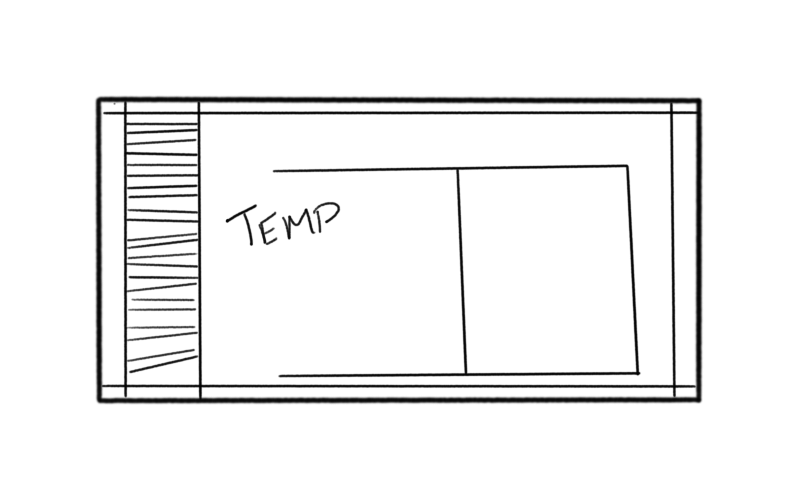
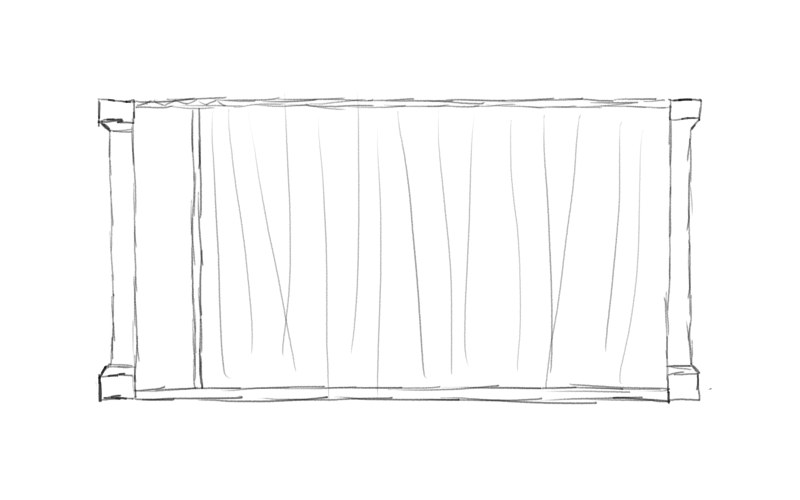
Comparing the layer stacks of the two w=800, h=500 images. Changes:
added layer "Sketch" above "TEMP" over [left=94, top=92, right=712, bottom=405]
renamed "Layer 1" to "TEMP", hid it, painted on it over [left=94, top=92, right=712, bottom=405]
